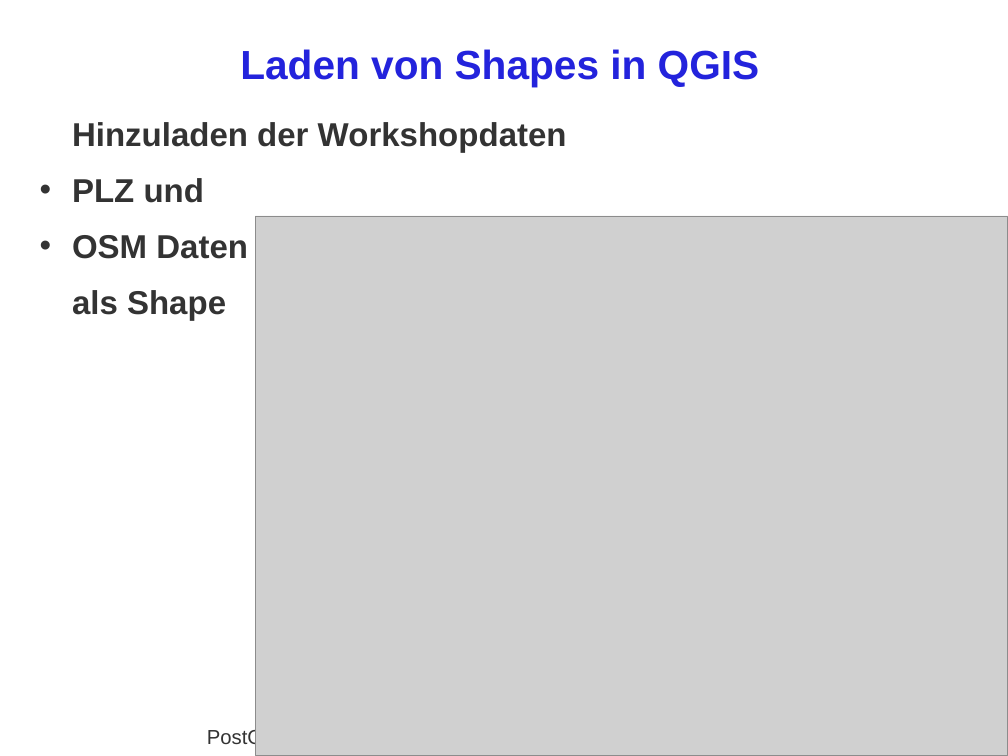
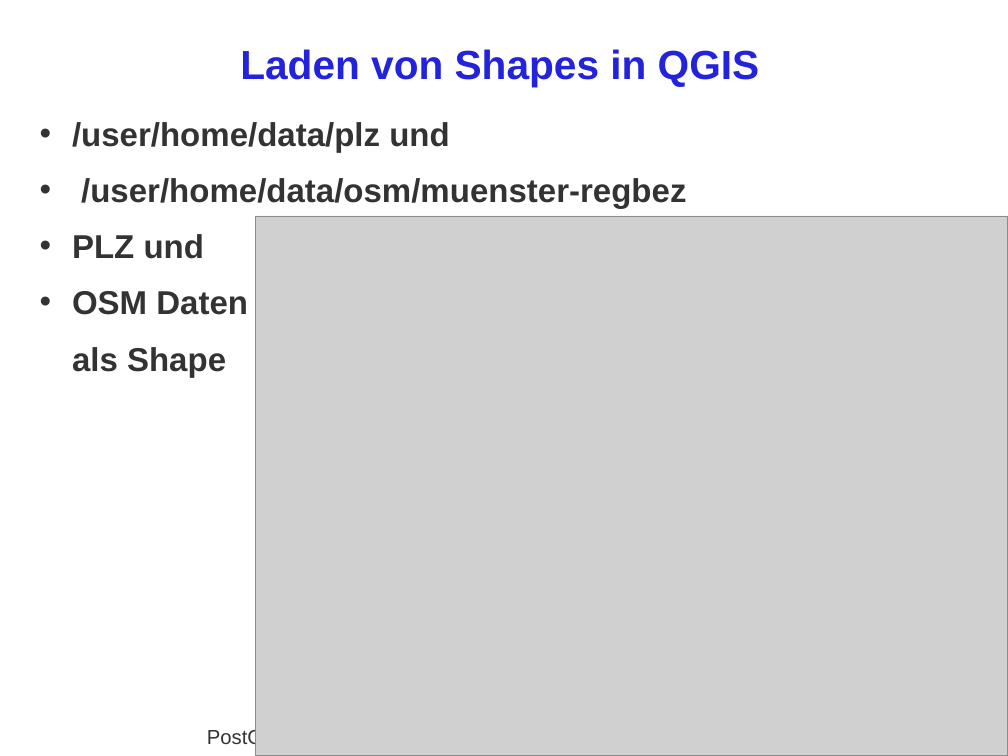
Before and after one commit to astroidex/presentations, a slide deck: slide 24 of FOSSGIS2015/PostGIS_fuer_Einsteiger/FOSSGIS2015_PostGIS_fuer_Einsteiger_AEmde_HSchwenk.odp. Drawn at 1008x756 pixels with LibreOffice and Linux fonts; fonts in the diff are those of the drawing; grey boxes stand for pictures; background and template pictures are left out. Boxes give left, top, right and bottom in pixels: in the first picture for what was removed or moved away, otherwise in the second. Text is boxed around its words. In the diff, an @@ line names an element or a change of style, - is before the commit and + after.

```diff
--- a/FOSSGIS2015/PostGIS_fuer_Einsteiger/FOSSGIS2015_PostGIS_fuer_Einsteiger_AEmde_HSchwenk.odp
+++ b/FOSSGIS2015/PostGIS_fuer_Einsteiger/FOSSGIS2015_PostGIS_fuer_Einsteiger_AEmde_HSchwenk.odp
@@ text at [72,122,686,208]: text changed @@
-Hinzuladen der Workshopdaten
+• /user/home/data/plz und
+• /user/home/data/osm/muenster-regbez
```
Also in this commit, not shown: 1 other slide changed, 1 slide added, 1 slide removed, 1 other file.
